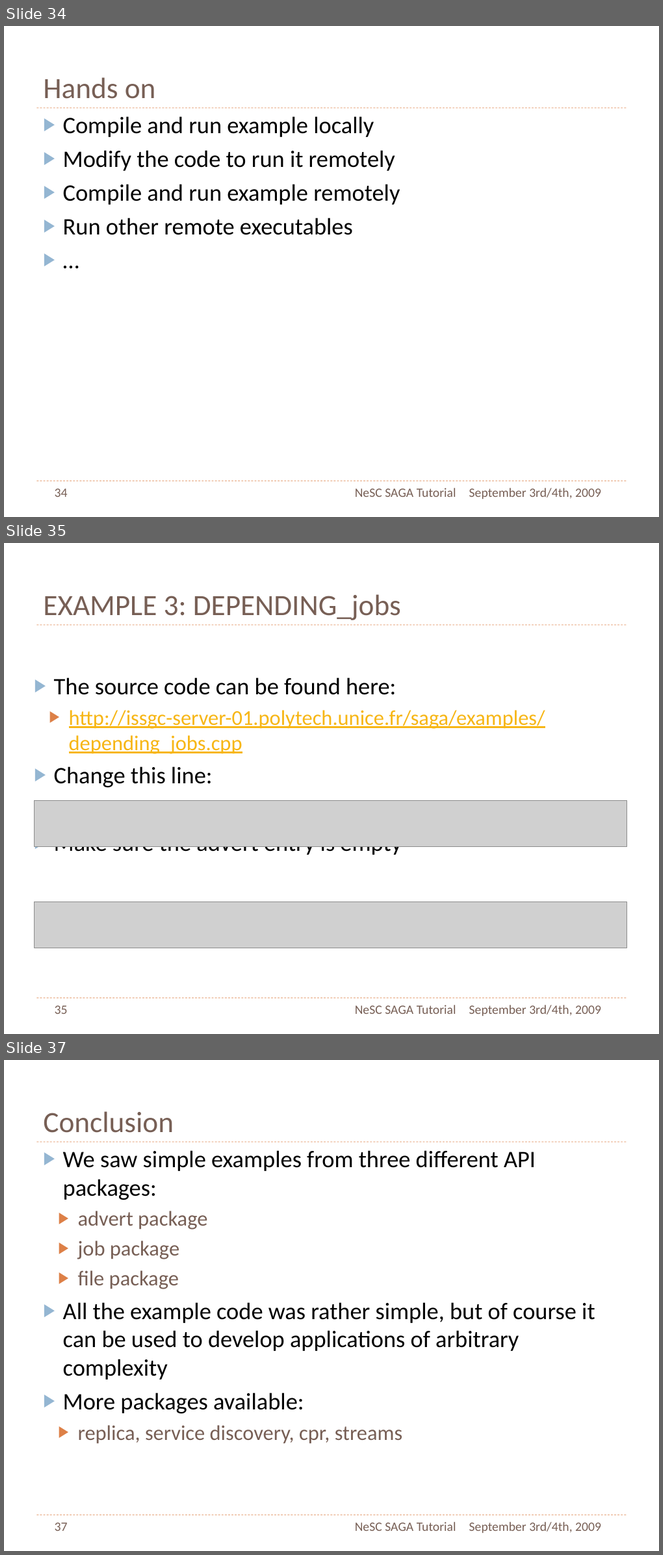
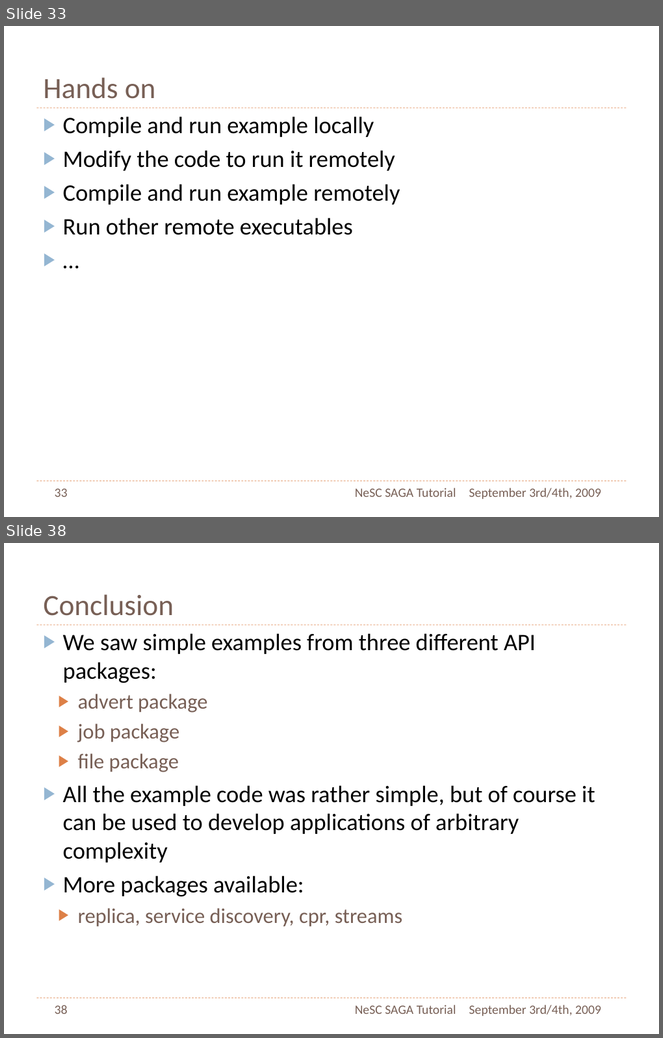
Before and after one commit to saga-project/saga-cpp-legacy-projects, a slide deck: tutorial/NeSC-2009/NeSC09-Practical-PPT.pptx. Shown one above the other, each under a label of ours: slides 34, 35 and 37 before the commit, slides 33 and 38 after it; the slides between them are not shown. The pictures are 663x1555 and 663x1038 pixels, drawn with LibreOffice and Linux fonts; fonts in the diff are those of the drawing; grey boxes stand for pictures. Boxes give left, top, right and bottom in pixels: in the first picture for what was removed or moved away, otherwise in the second. Text is boxed around its words. In the diff, an @@ line names an element or a change of style, - is before the commit and + after.

```diff
--- a/tutorial/NeSC-2009/NeSC09-Practical-PPT.pptx
+++ b/tutorial/NeSC-2009/NeSC09-Practical-PPT.pptx
@@ slide 35 removed at (4, 543, 659, 1034), background #FFFFFF; not listed: 2 template elements that a slide beside it also shows @@
@@ title removed at (43, 594, 401, 620) @@
-EXAMPLE 3: DEPENDING_jobs
@@ text removed at (54, 678, 545, 857) @@
-▶ The source code can be found here:
-  ▶ http://issgc-server-01.polytech.unice.fr/saga/examples/depending_jobs.cpp
-▶ Change this line:
-▶ Make sure the advert entry is empty
@@ picture removed at (34, 801, 627, 847) @@
@@ picture removed at (34, 902, 627, 948) @@
@@ page number removed at (55, 1006, 68, 1014) @@
-35
@@ text removed at (355, 1005, 456, 1014) @@
-NeSC SAGA Tutorial
@@ text removed at (469, 1005, 601, 1016) @@
-September 3rd/4th, 2009
@@ what was slide 34 is now slide 33 @@
@@ page number at (55, 489, 68, 497): text changed @@
-34
+33
@@ what was slide 37 is now slide 38 @@
@@ page number at (55, 1005, 68, 1014): text changed @@
-37
+38
```
Also in this commit, not shown: 3 slides changed, 3 slides added, 1 other slide removed, 2 other files.
